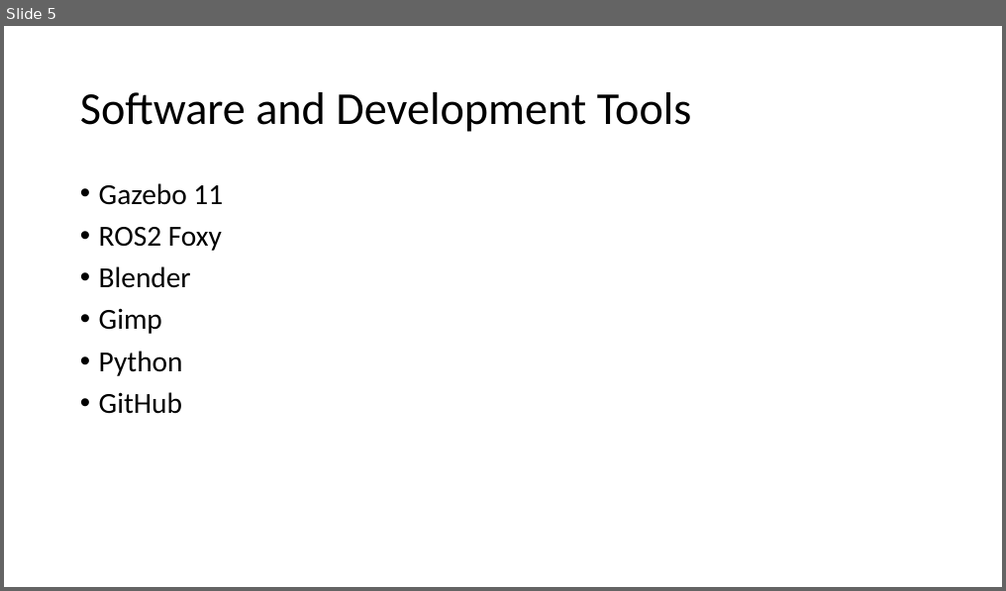
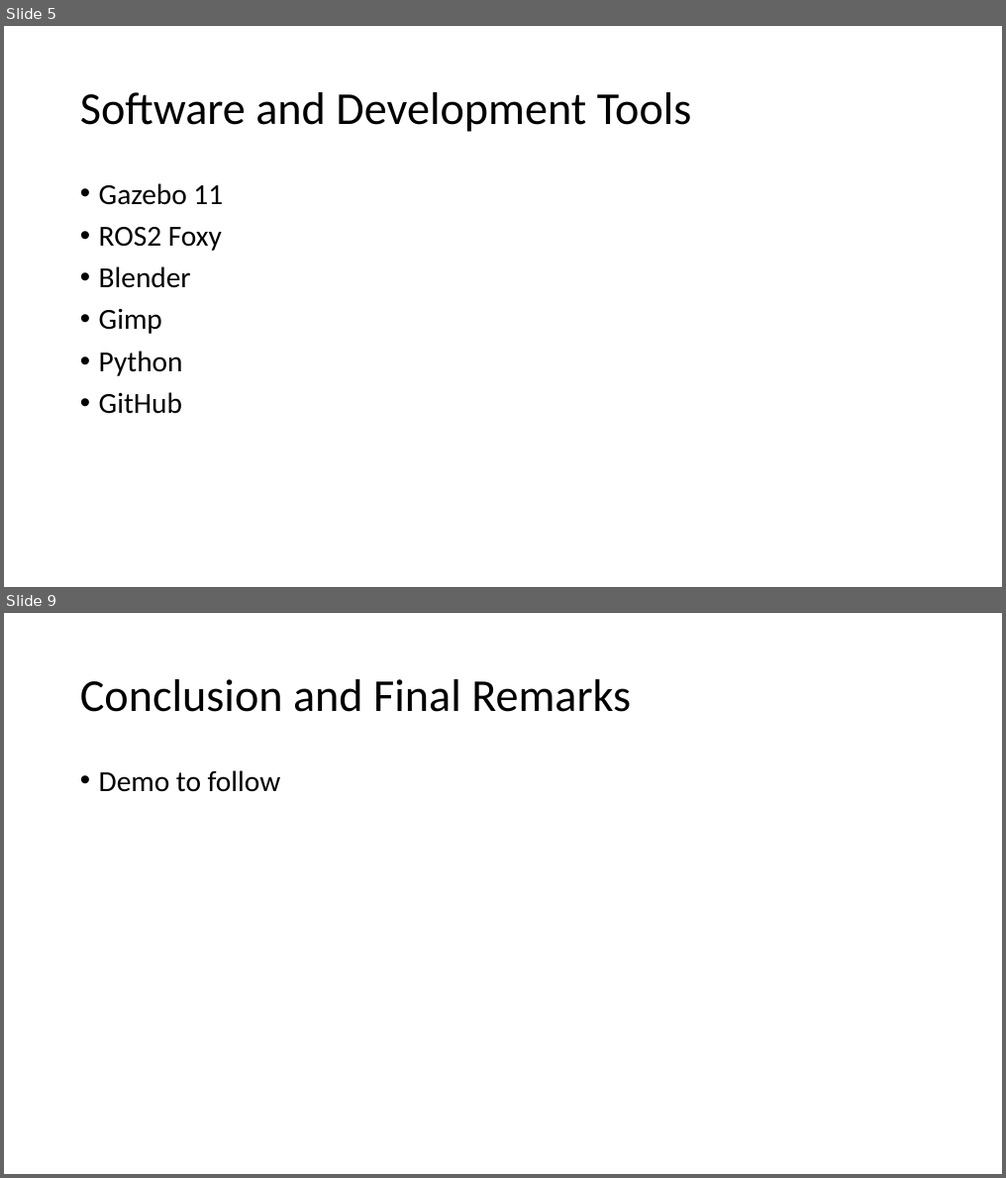
Before and after one commit to brb591/bumper-cars, a slide deck: Final-Presentation.pptx. Shown one above the other, each under a label of ours: slide 5 before the commit, slides 5 and 9 after it; the slides between them are not shown. The pictures are 1006x591 and 1006x1178 pixels, drawn with LibreOffice and Linux fonts; fonts in the diff are those of the drawing. Boxes give left, top, right and bottom in pixels: in the first picture for what was removed or moved away, otherwise in the second. Text is boxed around its words. In the diff, an @@ line names an element or a change of style, - is before the commit and + after.

```diff
--- a/Final-Presentation.pptx
+++ b/Final-Presentation.pptx
@@ slide 9 added at bbox=[4, 613, 1002, 1174], background #FFFFFF @@
@@ title added at bbox=[80, 679, 631, 712], 44 pt, text #000000 @@
+Conclusion and Final Remarks
@@ text added at bbox=[99, 770, 281, 792], 28 pt, text #000000 @@
+• Demo to follow
```
Also in this commit, not shown: 3 other slides added.
